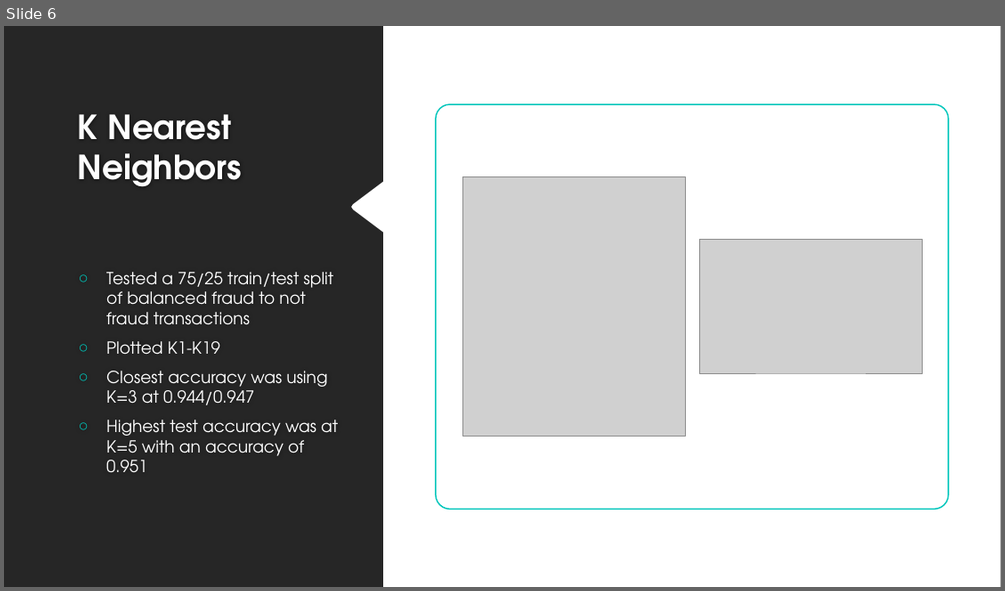
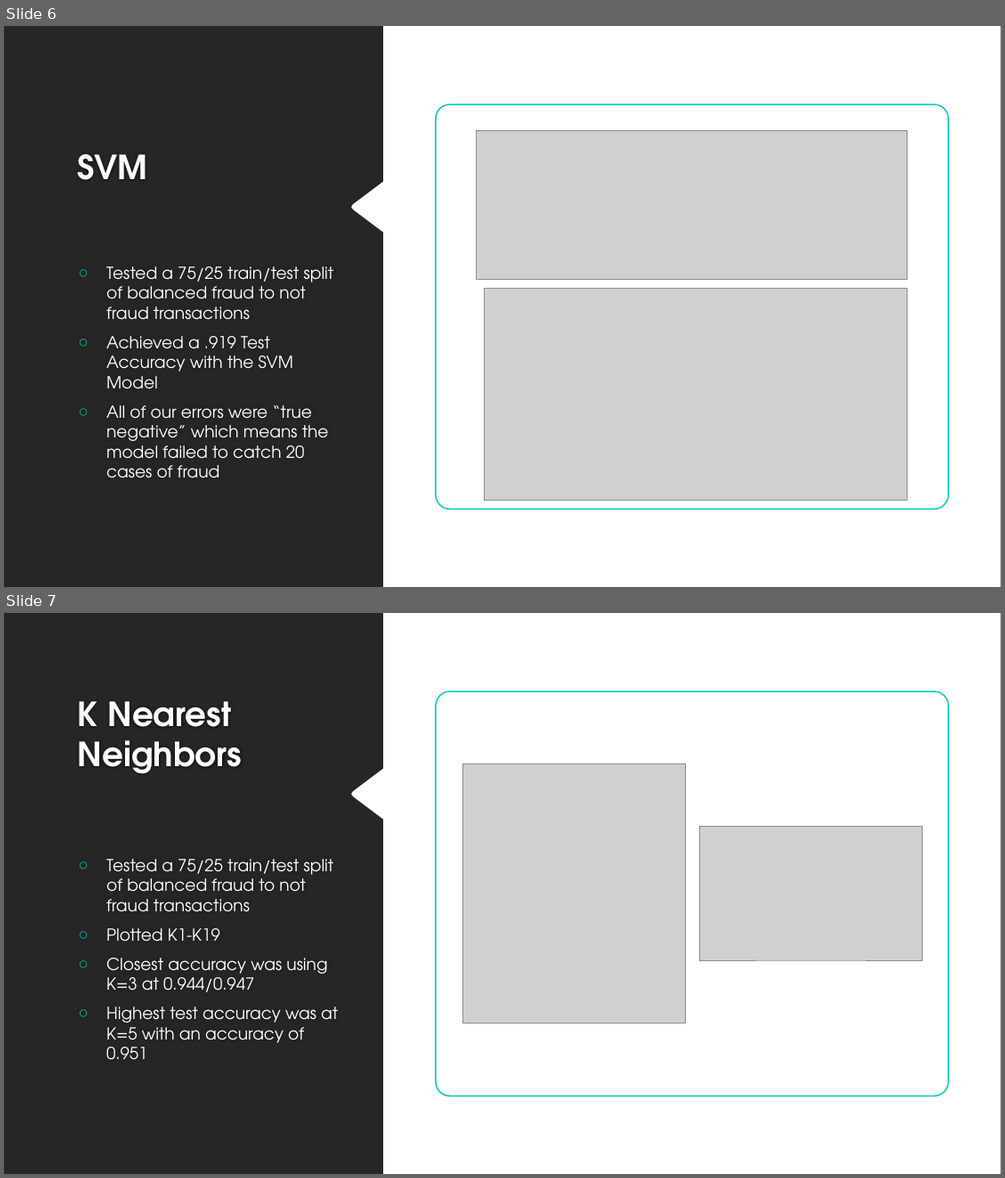
Before and after one commit to Sal-r/Credit-Card-Fraud, a slide deck: Credit_Card_Fraud_Presentation.pptx. Shown one above the other, each under a label of ours: slide 6 before the commit, slides 6 and 7 after it. The pictures are 1005x591 and 1005x1178 pixels, drawn with LibreOffice and Linux fonts; fonts in the diff are those of the drawing; grey boxes stand for pictures; background and template pictures are left out. Boxes give left, top, right and bottom in pixels: in the first picture for what was removed or moved away, otherwise in the second. Text is boxed around its words. In the diff, an @@ line names an element or a change of style, - is before the commit and + after.

```diff
--- a/Credit_Card_Fraud_Presentation.pptx
+++ b/Credit_Card_Fraud_Presentation.pptx
@@ slide 6 added at bbox=[4, 26, 1001, 587], background #212121 @@
@@ rectangle added at bbox=[4, 26, 1001, 587], fill #FFFFFF @@
@@ freeform shape added at bbox=[4, 26, 383, 587], fill #262626 @@
@@ rounded rectangle added at bbox=[436, 104, 948, 509], fill #FFFFFF, outline #00C6BB 1.25 pt @@
@@ picture added at bbox=[477, 131, 907, 280] @@
@@ title added at bbox=[78, 154, 147, 180], 32 pt, text #FEFEFE, bold @@
+SVM
@@ text added at bbox=[106, 266, 334, 478], 16 pt, text #FFFFFF @@
+○ Tested a 75/25 train/test split of balanced fraud to not fraud transactions
+○ Achieved a .919 Test Accuracy with the SVM Model
+○ All of our errors were “true negative” which means the model failed to catch 20 cases of fraud
@@ picture added at bbox=[484, 289, 907, 500] @@
@@ what was slide 6 is now slide 7 @@
```
Also in this commit, not shown: 1 other slide added, 1 slide removed, 2 other files.
